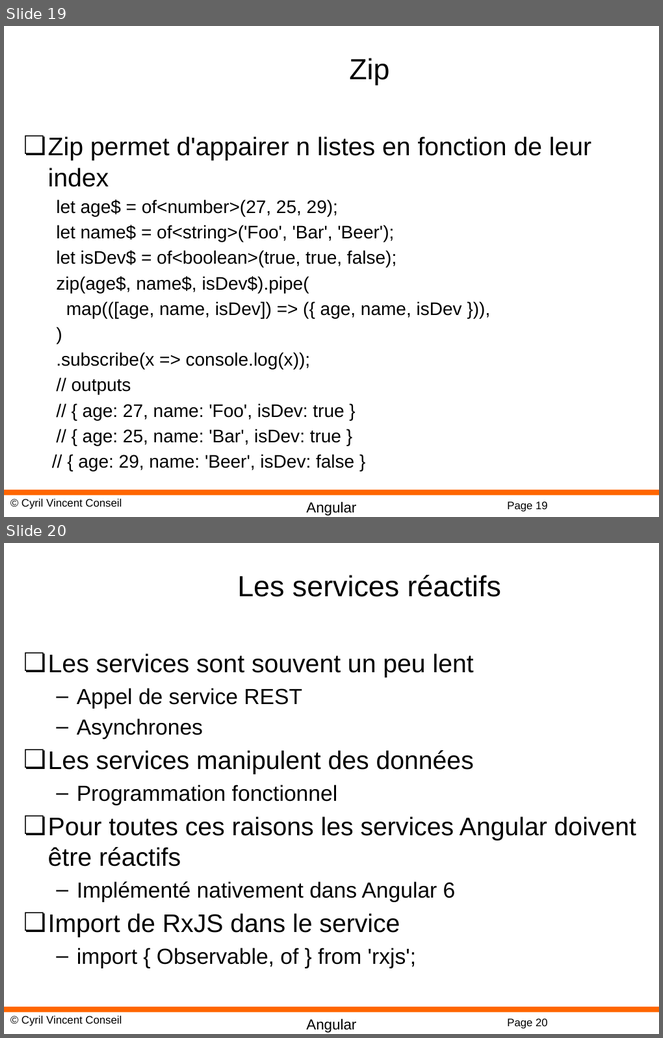
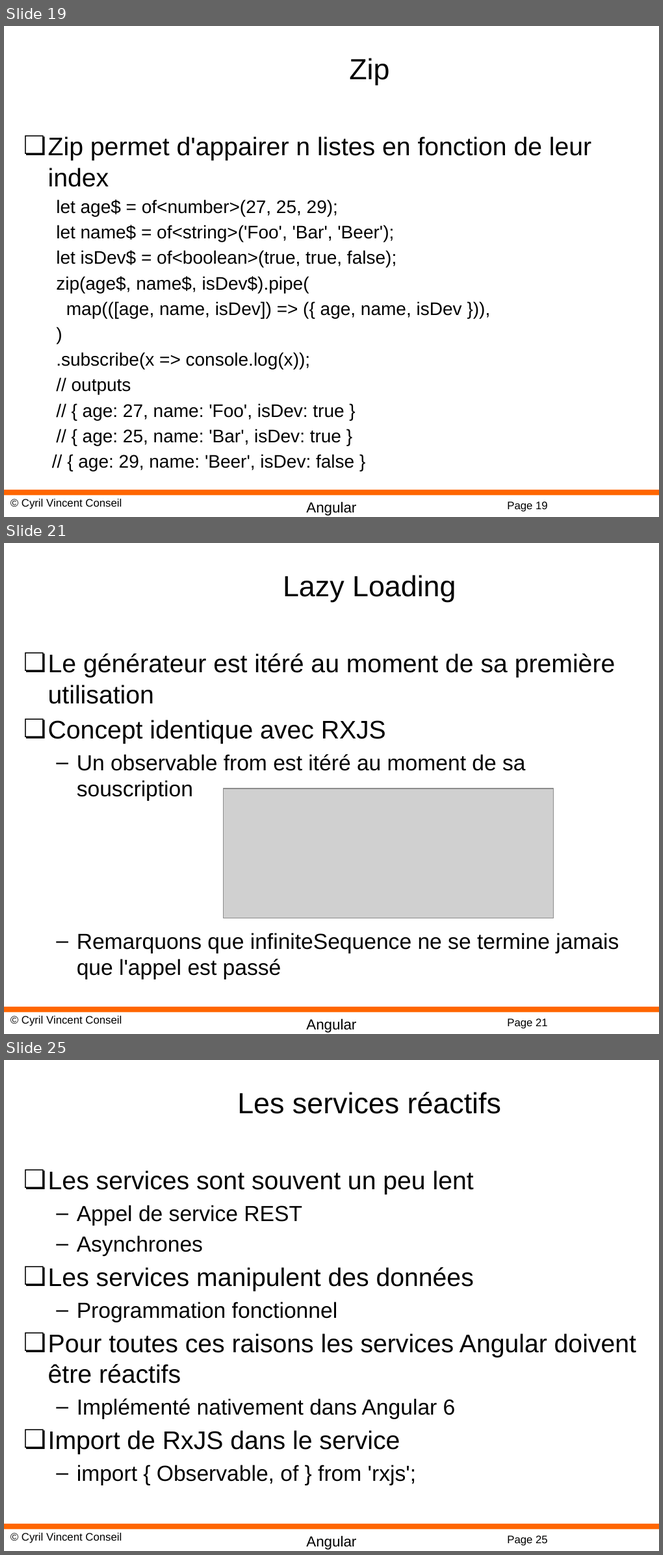
Before and after one commit to cyrilvincent/angular, a slide deck: PPT/Angular14-RXJS.pptx. Shown one above the other, each under a label of ours: slides 19 and 20 before the commit, slides 19, 21 and 25 after it; the slides between them are not shown. The pictures are 663x1038 and 663x1555 pixels, drawn with LibreOffice and Linux fonts; fonts in the diff are those of the drawing; grey boxes stand for pictures; background and template pictures are left out. Boxes give left, top, right and bottom in pixels: in the first picture for what was removed or moved away, otherwise in the second. Text is boxed around its words. In the diff, an @@ line names an element or a change of style, - is before the commit and + after.

```diff
--- a/PPT/Angular14-RXJS.pptx
+++ b/PPT/Angular14-RXJS.pptx
@@ slide 21 added at [4,543,659,1034], background #FFFFFF; not listed: 4 template elements that a slide beside it also shows @@
@@ title added at [283,575,456,602], 32 pt, text #000000 @@
+Lazy Loading
@@ text added at [48,653,619,980], 24 pt, text #000000 @@
+❏ Le générateur est itéré au moment de sa première utilisation
+❏ Concept identique avec RXJS
+  – Un observable from est itéré au moment de sa souscription
+  – Remarquons que infiniteSequence ne se termine jamais que l'appel est passé
@@ picture added at [224,789,554,919] @@
@@ what was slide 20 is now slide 25 @@
@@ page number at [507,1536,548,1546]: text changed @@
-Page 20
+Page 25
```
Also in this commit, not shown: 1 slide changed, 4 other slides added, 38 other files.
